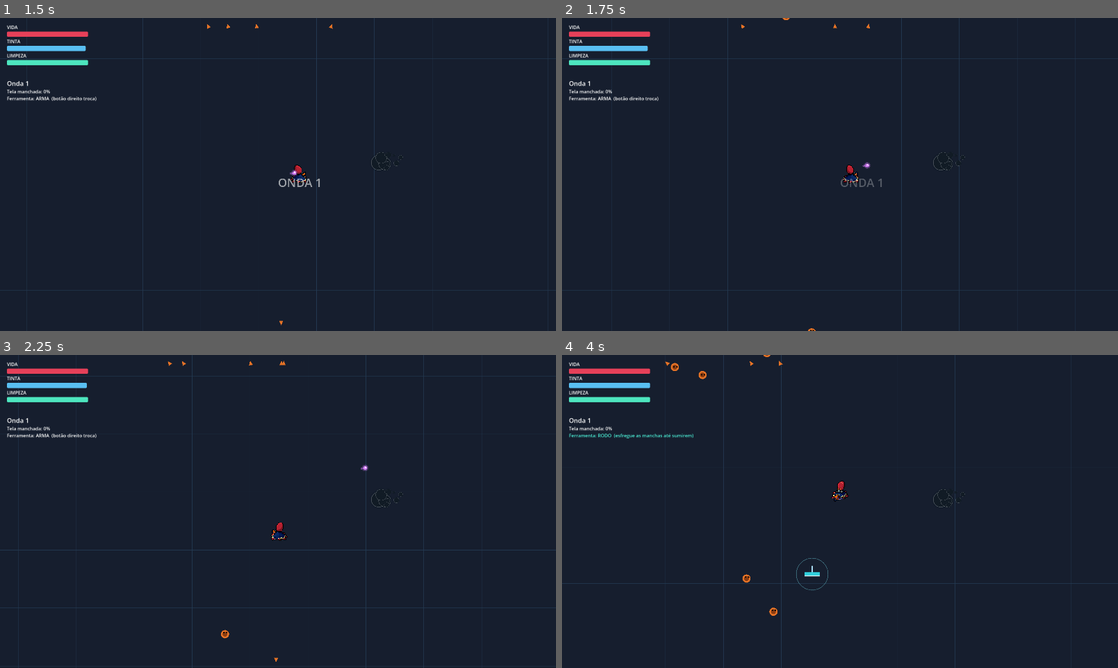
Above: before the commit, frames 1-4 (two rows, left to right).
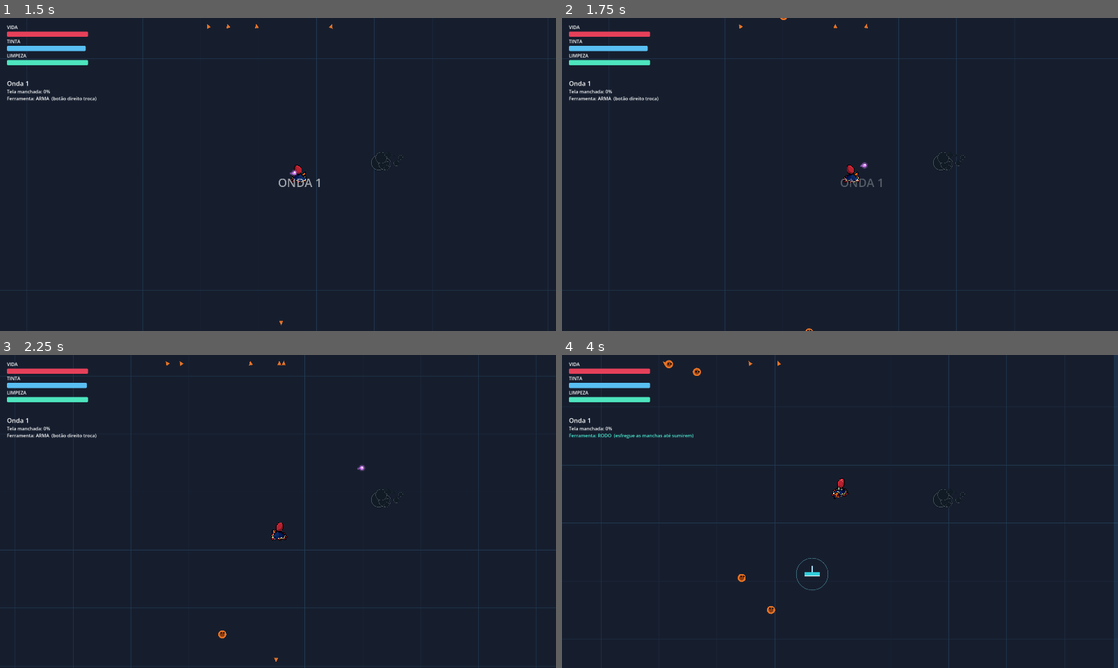
Above: after the commit, the same moments.

Repository: Ruan-Pablo-Oli/octo-ink-hell
Game: Godot game, scene res://scenes/ui/start_menu.tscn
Two runs of this game, one before a commit and one after it. Both use one fixed random seed, a clock stepped at 60 frames per second and the inputs below.
Inputs (mouse positions are in pixels of both pictures, inside the frame that each line leads up to):
- Up to frame 1 (1.5 s): click "JOGAR" at 0.5 s; tap Enter (ui_accept) at 1.25 s; move the mouse to (400, 158) at 1.27 s; hold D (move_right) from 1.28 s (still down); tap Space (dash) at 1.35 s; click (400, 158) at 1.42 s
- Up to frame 2 (1.75 s): keep holding D (move_right); tap Enter (ui_accept) at 1.52 s
- Up to frame 3 (2.25 s): move the mouse to (166, 527) at 2.02 s; release D (move_right) at 2.03 s; hold S (move_down) from 2.03 s (still down); tap Space (dash) at 2.1 s
- Up to frame 4 (4 s): tap Enter (ui_accept) at 2.27, 3.77 s; move the mouse to (895, 442) at 2.77 s; release S (move_down) at 2.78 s; hold D (move_right) 2.78-3.53 s; tap Q (switch_weapon) at 2.85 s; tap Space (dash) at 3.05, 3.8 s; move the mouse to (812, 574) at 3.52 s; hold W (move_up) from 3.53 s (still down); right-click (812, 574) at 3.6 s; click (812, 574) at 3.67 s

Frame 1 is identical in both runs. In frame 2, 0.9% of the frame differs, in the area x 29-72%, y 0-100%; in frame 3, 0.7%; in frame 4, 2.5%, in the area x 0-100%, y 0-100%.

Commit message:
feat: implement debug spawn panel and add knockback mechanics for Pusher enemy

Diff:
--- a/project.godot
+++ b/project.godot
@@ -38,6 +38,11 @@
 "events": [Object(InputEventKey,"resource_local_to_scene":false,"resource_name":"","device":-1,"window_id":0,"alt_press …(195 unchanged characters)…
 ]
 }
+debug_toggle={
+"deadzone": 0.2,
+"events": [Object(InputEventKey,"resource_local_to_scene":false,"resource_name":"","device":-1,"window_id":0,"alt_pressed":false,"shift_pressed":false,"ctrl_pressed":false,"meta_pressed":false,"pressed":false,"keycode":0,"physical_keycode":4194332,"key_label":0,"unicode":0,"location":0,"echo":false,"script":null)
+]
+}
 
 [rendering]
 
--- /dev/null
+++ b/resources/enemies/pusher.tres
@@ -0,0 +1,8 @@
+[gd_resource type="Resource" script_class="EnemyData" format=3 uid="uid://3k2jyret1c24"]
+
+[ext_resource type="Script" uid="uid://8twel2doh3k1" path="res://resources/enemy_data.gd" id="1_bjs2n"]
+
+[resource]
+script = ExtResource("1_bjs2n")
+display_name = "Empurrador"
+body_color = Color(0.1374371, 0.5420668, 0.93656677, 1)
--- /dev/null
+++ b/scenes/combat/knockbackProjectile.tscn
@@ -0,0 +1,6 @@
+[gd_scene format=3 uid="uid://bis06hrq7w655"]
+
+[ext_resource type="Script" uid="uid://b05l00ghe4dlh" path="res://scripts/combat/knockbackProjectile.gd" id="1_0v03b"]
+
+[node name="EnemyProjectile" type="Area2D" unique_id=1777119811]
+script = ExtResource("1_0v03b")
--- /dev/null
+++ b/scenes/enemies/pusher.tscn
@@ -0,0 +1,6 @@
+[gd_scene format=3 uid="uid://daf1p1k6v65nq"]
+
+[ext_resource type="Script" uid="uid://bg5xlnf6qqacp" path="res://scripts/enemies/pusher.gd" id="1_ux281"]
+
+[node name="Shooter" type="CharacterBody2D" unique_id=2084239633]
+script = ExtResource("1_ux281")
--- /dev/null
+++ b/scripts/combat/knockbackProjectile.gd
@@ -0,0 +1,72 @@
+extends Area2D
+class_name KnockbackProjectile
+
+@export var color: Color = Color(0.3, 0.6, 1.0, 1.0)
+
+var force: float = 0
+var _dir: Vector2 = Vector2.RIGHT
+var _speed: float = 0
+var _arena: Arena
+
+const RADIUS := 12.0 # Increased slightly to make the C-shape more visible
+
+func setup(dir: Vector2, speed: float, knockback_force: float) -> void:
+	_dir = dir.normalized()
+	_speed = speed
+	force = knockback_force
+	rotation = _dir.angle()
+
+func _ready() -> void:
+	collision_layer = 8  ## mesma layer do EnemyProjectile
+	collision_mask = 1   ## player
+	monitoring = true
+
+	var col := CollisionShape2D.new()
+	var s := CircleShape2D.new()
+	s.radius = RADIUS
+	col.shape = s
+	add_child(col)
+
+	body_entered.connect(_on_body_entered)
+	rotation = _dir.angle()
+	_arena = Arena.find(self)
+
+func _physics_process(delta: float) -> void:
+	# Normal straight-line trajectory
+	global_position += _dir * _speed * delta
+	if _arena and not _arena.contains(global_position, RADIUS):
+		queue_free()
+
+func _on_body_entered(body: Node) -> void:
+	if body.is_in_group("player") and body.has_method("apply_knockback"):
+		body.apply_knockback(_dir, force)
+		queue_free()
+
+func _draw() -> void:
+	var c := color
+	# 1. Calculate the points for a true x^2 parabola shape
+	var points := PackedVector2Array()
+	var segments := 20 # How smooth the line is
+	# --- TWEAK THESE FOR SHARPNESS ---
+	var curve_depth := 20.0 # Higher = sharper/deeper point (try 20 for a very sharp V)
+	var half_height := RADIUS + 4.0 # How tall the wings are
+	# ---------------------------------
+	for i in range(segments + 1):
+		# t goes from -1.0 (bottom wing) to 1.0 (top wing)
+		var t = (float(i) / segments) * 2.0 - 1.0
+		# The x^2 math: x = -(t^2). This makes the tips curve backwards!
+		var x_pos = -(t * t) * curve_depth
+		var y_pos = t * half_height
+		# Push the drawing slightly forward so the visual tip
+		# aligns nicely with the physical collision circle
+		x_pos += curve_depth * 0.5
+		points.append(Vector2(x_pos, y_pos))
+	# 2. Draw the lines stacked on top of each other for the glow
+	# Outer faint glow
+	draw_polyline(points, Color(c.r, c.g, c.b, 0.15), 8.0, true)
+	# Inner stronger glow
+	draw_polyline(points, Color(c.r, c.g, c.b, 0.4), 4.0, true)
+	# Core bright line
+	draw_polyline(points, c, 2.0, true)
+	# White accent in the very center
+	draw_polyline(points, Color.WHITE, 1.0, true)
--- /dev/null
+++ b/scripts/enemies/pusher.gd
@@ -0,0 +1,36 @@
+extends EnemyBase
+class_name Pusher
+const KnockbackProjectileScene := preload("res://scenes/combat/knockbackProjectile.tscn")
+const IDEAL_DISTANCE := 260.0
+const DISTANCE_TOLERANCE := 30.0
+@export var shoot_interval: float = 2.5
+@export var knockback_speed: float = 1300.0
+@export var knockback_force: float = 2500.0
+var shoot_cd := 0.0
+func _load_default_data() -> void:
+	if data == null:
+		data = preload("res://resources/enemies/pusher.tres")
+func _move(delta: float) -> void:
+	shoot_cd -= delta
+	var to_player := _player.global_position - global_position
+	var distance := to_player.length()
+	var dir := to_player.normalized()
+	# Mantém distância do jogador
+	if distance > IDEAL_DISTANCE + DISTANCE_TOLERANCE:
+		velocity = dir * data.move_speed
+	elif distance < IDEAL_DISTANCE - DISTANCE_TOLERANCE:
+		velocity = -dir * data.move_speed
+	else:
+		velocity = Vector2.ZERO
+	# Atira
+	if shoot_cd <= 0.0:
+		shoot_cd = shoot_interval
+		_fire_knockback(dir)
+func _fire_knockback(dir: Vector2) -> void:
+	var entities := get_tree().get_first_node_in_group("entities")
+	if entities == null:
+		entities = get_tree().current_scene
+	var p := KnockbackProjectileScene.instantiate()
+	entities.add_child(p)
+	p.global_position = global_position + dir * (_radius() + 8)
+	p.setup(dir, knockback_speed, knockback_force)
--- a/scripts/main.gd
+++ b/scripts/main.gd
@@ -1,4 +1,6 @@
 extends Node2D
+
+const DebugSpawnPanelScript := preload("res://scripts/ui/debug_spawn_panel.gd")
 const ArenaScene := preload("res://scenes/world/arena.tscn")
 const PlayerScene := preload("res://scenes/player/player.tscn")
 const HudScene := preload("res://scenes/ui/hud.tscn")
@@ -33,6 +35,11 @@
 	options.set_script(OptionsScreenScript)
 	add_child(options)
 
+	var debug_panel := CanvasLayer.new()
+	debug_panel.name = "DebugSpawnPanel"
+	debug_panel.set_script(DebugSpawnPanelScript)
+	add_child(debug_panel)
+
 	add_child(ArenaScene.instantiate())
 	var entities := Node2D.new()
 	entities.name = "Entities"
--- a/scripts/player/player.gd
+++ b/scripts/player/player.gd
@@ -25,6 +25,12 @@
 
 @export var wipe_radius: float = 55.0
 @export var wipe_cost: float = 1.5
+
+@export var dash_end_knockback: float = 400.0  ## empurrao residwual ao terminar o dash
+var _was_dashing: bool = false
+@export var knockback_recovery: float = 12.0  ## quao rapido o knockback perde forca
+
+var _knockback: Vector2 = Vector2.ZERO
 
 
 # =========================================================
@@ -315,6 +321,9 @@
 	add_child(laser_weapon)
 
 
+
+
+
 	# =====================================================
 	# WEAPON LIST
 	# =====================================================
@@ -696,6 +705,12 @@
 # PHYSICS
 # =========================================================
 
+func apply_knockback(dir: Vector2, force: float) -> void:
+	if not _alive:
+		return
+	_knockback += dir.normalized() * force
+
+
 func _physics_process(delta: float) -> void:
 
 	if not _alive:
@@ -791,6 +806,8 @@
 			* dash_speed
 		)
 
+		_was_dashing = true
+
 
 		# -------------------------------------------------
 		# DASH TRAIL
@@ -823,6 +840,10 @@
 		if _dash_timer <= 0.0:
 
 			_set_dash_shader(false)
+
+			apply_knockback(_dash_dir, dash_end_knockback)
+
+			_was_dashing = false
 
 
 	# =====================================================
@@ -877,7 +898,14 @@
 	# MOVE
 	# =====================================================
 
+	velocity += _knockback
+
 	move_and_slide()
+
+	_knockback = _knockback.move_toward(
+		Vector2.ZERO,
+		knockback_recovery * dash_speed * delta
+	)
 
 
 	# =====================================================
@@ -936,7 +964,6 @@
 
 	queue_redraw()
 
-
 # =========================================================
 # FACING SPRITE
 # =========================================================
--- a/scripts/systems/wave_manager.gd
+++ b/scripts/systems/wave_manager.gd
@@ -5,9 +5,14 @@
 const DasherScene := preload("res://scenes/enemies/dasher.tscn")
 const LaserShooterScene := preload("res://scenes/enemies/laser_shooter.tscn")
 const BomberShooterScene := preload("res://scenes/enemies/bomber_shooter.tscn")
+const PusherScene := preload("res://scenes/enemies/pusher.tscn")
 
 ## Keeps spawns off the wall itself.
 const SPAWN_MARGIN := 40.0
+
+@export_group("Debug")
+@export var debug_mode: bool = false
+
 
 @export var base_count: int = 8
 @export var per_wave: int = 3
@@ -46,6 +51,11 @@
 @export var bomber_start_count: int = 1
 @export var bomber_cap: int = 100
 
+@export_group("Pusher")
+@export var pusher_unlock_wave: int = 2
+@export var pusher_start_count: int = 1
+@export var pusher_cap: int = 100
+
 
 var wave: int = 0
 var _to_spawn: int = 0
@@ -78,6 +88,12 @@
 			"cap": laser_cap
 		},
 		{
+			"scene": PusherScene,
+			"unlock_wave": pusher_unlock_wave,
+			"start_count": pusher_start_count,
+			"cap": pusher_cap
+		},
+		{
 			"scene": DasherScene,
 			"unlock_wave": dasher_unlock_wave,
 			"start_count": dasher_start_count,
@@ -98,6 +114,10 @@
 
 	_player = get_tree().get_first_node_in_group("player")
 
+	if debug_mode:
+		return  ## nao inicia waves - spawns manuais via DebugSpawnPanel
+
+
 	_start_next_wave()
 
 
@@ -125,6 +145,9 @@
 
 
 func _process(delta: float) -> void:
+	if debug_mode:
+		return
+
 	if not _running or _to_spawn <= 0:
 		return
 
--- /dev/null
+++ b/scripts/ui/debug_spawn_panel.gd
@@ -0,0 +1,101 @@
+extends CanvasLayer
+class_name DebugSpawnPanel
+
+const SwarmerScene := preload("res://scenes/enemies/swarmer.tscn")
+const ShooterScene := preload("res://scenes/enemies/shooter.tscn")
+const DasherScene := preload("res://scenes/enemies/dasher.tscn")
+const LaserShooterScene := preload("res://scenes/enemies/laser_shooter.tscn")
+const BomberShooterScene := preload("res://scenes/enemies/bomber_shooter.tscn")
+const PusherScene := preload("res://scenes/enemies/pusher.tscn")
+
+const ACCENT_COLOR := Color(0.561, 0.003, 0.839, 1.0)
+const PANEL_BG := Color(0.148, 0.001, 0.21, 0.9)
+
+@export var spawn_distance: float = 200.0
+@export var spawn_count_per_click: int = 1
+
+var _panel: PanelContainer
+var _player: Node2D
+var _visible: bool = false
+
+func _ready() -> void:
+	process_mode = Node.PROCESS_MODE_ALWAYS
+	layer = 90
+	_player = get_tree().get_first_node_in_group("player")
+
+	_panel = PanelContainer.new()
+	_panel.visible = false
+	# Anchor to the top right corner
+	_panel.set_anchors_preset(Control.PRESET_TOP_RIGHT)
+	# Tell the panel to expand leftwards (towards the center of the screen)
+	_panel.grow_horizontal = Control.GROW_DIRECTION_BEGIN
+	# Add your 12px margin from the top and right edges
+	_panel.offset_top = 12
+	_panel.offset_right = -12
+
+	var style := StyleBoxFlat.new()
+	style.bg_color = PANEL_BG
+	style.set_corner_radius_all(10)
+	style.set_border_width_all(2)
+	style.border_color = ACCENT_COLOR
+	style.set_content_margin_all(12)
+	_panel.add_theme_stylebox_override("panel", style)
+	add_child(_panel)
+
+	var vbox := VBoxContainer.new()
+	vbox.add_theme_constant_override("separation", 6)
+	_panel.add_child(vbox)
+
+	var title := Label.new()
+	title.text = "DEBUG SPAWN"
+	title.add_theme_font_size_override("font_size", 16)
+	title.add_theme_color_override("font_color", ACCENT_COLOR)
+	vbox.add_child(title)
+
+	_add_spawn_button(vbox, "Swarmer", SwarmerScene)
+	_add_spawn_button(vbox, "Shooter", ShooterScene)
+	_add_spawn_button(vbox, "Dasher", DasherScene)
+	_add_spawn_button(vbox, "LaserShooter", LaserShooterScene)
+	_add_spawn_button(vbox, "BomberShooter", BomberShooterScene)
+	_add_spawn_button(vbox, "Pusher", PusherScene)
+
+	var sep := HSeparator.new()
+	vbox.add_child(sep)
+
+	var clear_btn := Button.new()
+	clear_btn.text = "Limpar todos"
+	clear_btn.pressed.connect(_clear_all)
+	vbox.add_child(clear_btn)
+
+func _add_spawn_button(vbox: VBoxContainer, label: String, scene: PackedScene) -> void:
+	var btn := Button.new()
+	btn.text = label
+	btn.custom_minimum_size = Vector2(160, 32)
+	btn.pressed.connect(func() -> void: _spawn(scene))
+	vbox.add_child(btn)
+
+func _unhandled_input(event: InputEvent) -> void:
+	if event.is_action_pressed("debug_toggle"):
+		_visible = not _visible
+		_panel.visible = _visible
+
+func _spawn(scene: PackedScene) -> void:
+	if _player == null or not is_instance_valid(_player):
+		_player = get_tree().get_first_node_in_group("player")
+		if _player == null:
+			return
+
+	var entities := get_tree().get_first_node_in_group("entities")
+	if entities == null:
+		entities = get_tree().current_scene
+
+	for i in spawn_count_per_click:
+		var ang := randf() * TAU
+		var enemy = scene.instantiate()
+		entities.add_child(enemy)
+		enemy.global_position = _player.global_position + Vector2.RIGHT.rotated(ang) * spawn_distance
+
+func _clear_all() -> void:
+	for enemy in get_tree().get_nodes_in_group("enemies"):
+		if is_instance_valid(enemy):
+			enemy.queue_free()
Not shown, added: scripts/combat/knockbackProjectile.gd.uid
Not shown, added: scripts/enemies/pusher.gd.uid
Not shown, added: scripts/ui/debug_spawn_panel.gd.uid
